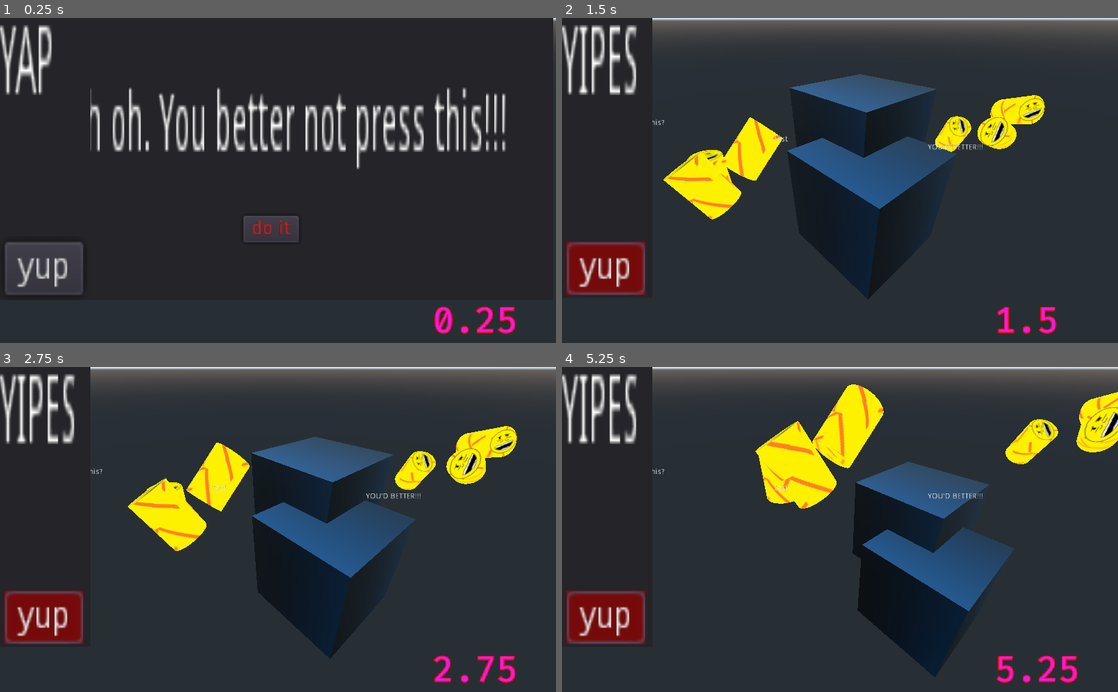
Above: before the commit, frames 1-4 (two rows, left to right).
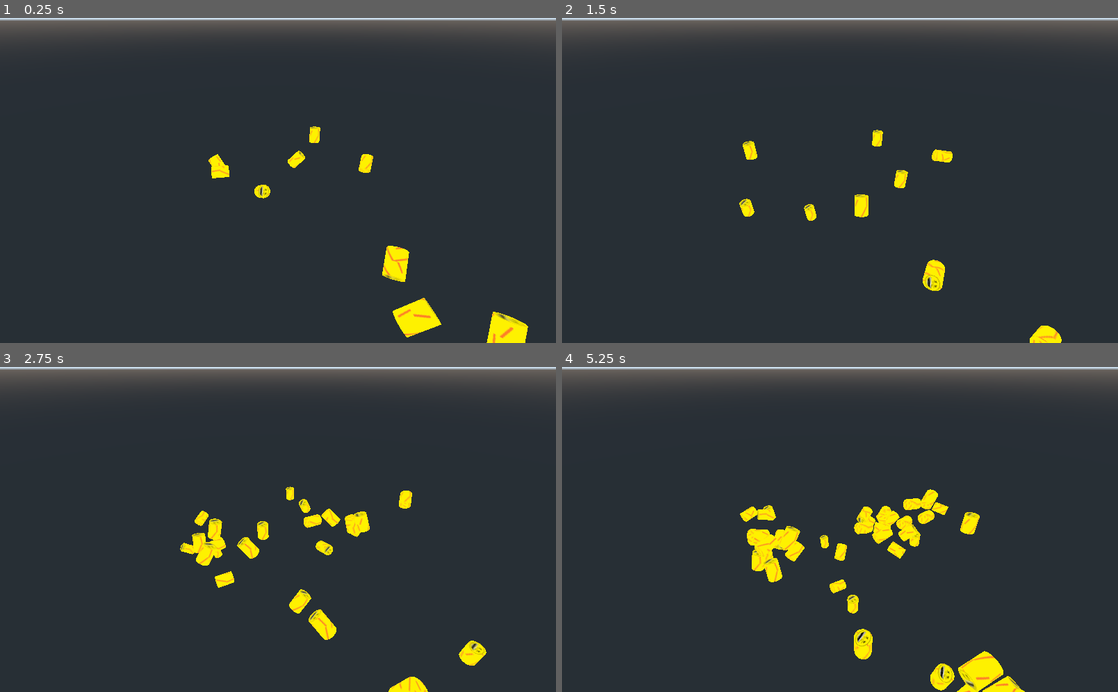
Above: after the commit, the same moments.

Repository: peter201943/GD-Test
Game: Godot game, scene res://Scenes/NewLevel.tscn
Same seed, same stepped clock (60 frames per second), same inputs: the game is played once before the commit and once after it. Before the commit the project starts from res://Scenes/Level.tscn.
Inputs (mouse positions are in pixels of both pictures, inside the frame that each line leads up to):
- Up to frame 1 (0.25 s): no input
- Up to frame 2 (1.5 s): click (834, 229) at 0.5 s, where only the run before the commit has a clickable "do it"; click (606, 265) at 1.25 s, where only the run before the commit has a clickable "yup"
- Up to frame 3 (2.75 s): click (44, 614) at 2 s, where only the run before the commit has a clickable "yup"
- Up to frame 4 (5.25 s): click (606, 614) at 2.75 s, where only the run before the commit has a clickable "yup"

The runs differ from the first frame. In frame 1, 16% of the frame differs, in the area x 0-100%, y 0-100%; in frame 2, 17%; in frame 3, 21%; in frame 4, 26%.

Commit message:
Eh. Me no gusta

Diff:
--- a/Scenes/BOID.gd
+++ /dev/null
@@ -1,115 +0,0 @@
-
-
-
-
-class_name Boid
-extends KinematicBody
-# Boid moves and groups a collection of objects together
-# Used to learn Godot's `Groups`
-# https://docs.godotengine.org/en/stable/getting_started/step_by_step/scripting_continued.html
-
-
-
-
-const MAX_PEERS := 5
-const PEER_RANGE := 0.5
-const MOVE_SPEED := 0.5
-const SQUAWK_MODE := "_peer_squawk"
-
-
-
-
-var peers = []
-var direction = Vector3(1,1,1)
-var squawk_timer = Timer.new()
-
-
-
-
-func _ready() -> void:
-	# Boid needs to find other boids (assume no more boids are dynamically added)
-	squawk_timer.set_wait_time(0.1)
-	squawk_timer.set_one_shot(true)
-	squawk_timer.connect("timeout",self,SQUAWK_MODE)
-	self.add_child(squawk_timer)
-	add_to_group("boids")
-	self._squawk()
-
-
-func _process(delta) -> void:
-	# Boid is updated every frame
-	_boid_comm_behavior()
-
-
-func _physics_process(delta):
-	# Boid Distances/Groups updated every physics frame
-	_boid_phys_behavior()
-
-
-
-
-func _boid_phys_behavior() -> void:
-		# Boid physics behavior is also a complex set
-		_get_peers()
-		_get_flock_direction()
-		_set_direction()
-
-
-func _boid_comm_behavior() -> void:
-	# Boid behavior is complex set of smaller behaviors
-	_random_squawk()
-
-
-func _get_flock_direction() -> void:
-	# For all the nearby boids, get their normal, and sum the normals to get this boid's new direction
-	direction = Vector3(0,0,0)
-	for boid in peers:
-		direction += boid.direction
-	direction = direction.normalized()
-	direction.x = direction.x * MOVE_SPEED
-	direction.y = direction.y * MOVE_SPEED
-	direction.z = direction.z * MOVE_SPEED
-
-
-func _get_peers() -> void:
-	# Find all nearby boids/refresh
-	peers = []
-	var temp_peers = get_tree().get_nodes_in_group("boids")
-	for boid in temp_peers:
-		if (Vector3(self.translation - boid.translation).length() < PEER_RANGE):
-			peers.append(boid)
-	#print("PEERS: " + str(len(peers)))
-
-
-func _set_direction() -> void:
-	# Moves the boid in the specified direction
-	# Also rotates the body
-	direction = self.move_and_slide(direction)
-
-
-func _random_squawk() -> void:
-	# Randomly decides whether the swarm will squawk
-	# Every 2 seconds, there is a 25% chance of squawking -- at least, I tried -- not true anymore, btw
-	if randi()%222+1 == 2:
-		self._squawk()
-		squawk_timer.start()
-		yield(squawk_timer, "timeout")
-
-
-func _swarm_squawk():
-	# Makes the rest of the swarm squawk in response
-	print(" ")
-	get_tree().call_group("boids","_squawk")
-
-
-func _peer_squawk():
-	# Only the nearby boids squawk in response
-	print(" ")
-	for boid in peers:
-		boid._squawk()
-
-
-func _squawk() -> void:
-	# Any boid can request other boids to squawk (signal)
-	print("Squawk!")
-	get_node("BOID SQUAWK")._squawk()
--- a/Scenes/Boid.tscn
+++ b/Scenes/Boid.tscn
@@ -1,9 +1,11 @@
 [gd_scene load_steps=8 format=2]
 
 [ext_resource path="res://Textures/fix big aaaaaaaaah.png" type="Texture" id=1]
-[ext_resource path="res://Scenes/BOID.gd" type="Script" id=2]
+[ext_resource path="res://Scripts/BOID.gd" type="Script" id=2]
 [ext_resource path="res://SFX/Chuckle.wav" type="AudioStream" id=3]
-[ext_resource path="res://Scenes/Squawk.gd" type="Script" id=4]
+[ext_resource path="res://Scripts/Squawk.gd" type="Script" id=4]
+
+
 
 [sub_resource type="CylinderShape" id=1]
 
--- a/Scenes/Level.tscn
+++ b/Scenes/Level.tscn
@@ -9,6 +9,7 @@
 [ext_resource path="res://Scripts/TIMER.gd" type="Script" id=7]
 [ext_resource path="res://Scenes/boid swarm.tscn" type="PackedScene" id=8]
 [ext_resource path="res://Misc/02 Outerlimits.ogg" type="AudioStream" id=9]
+[ext_resource path="res://Scripts/random nums.gd" type="Script" id=10]
 
 [sub_resource type="CanvasItemMaterial" id=1]
 
@@ -51,7 +52,7 @@
 [node name="StutteringBox" parent="." instance=ExtResource( 4 )]
 
 [node name="Camera" type="Camera" parent="."]
-transform = Transform( 0.73424, 0.386936, -0.557829, 0, 0.821677, 0.569954, 0.678891, -0.418483, 0.603308, 0, 2.51063, 3.90777 )
+transform = Transform( 0.73424, 0.386936, -0.557829, 0, 0.821677, 0.569954, 0.678891, -0.418483, 0.603307, -4.36326, 7.62608, 9.05957 )
 __meta__ = {
 "_editor_description_": "The Main Camera for this test - can you see the cube and the text?"
 }
@@ -158,4 +159,7 @@
 stream = ExtResource( 9 )
 volume_db = -8.0
 autoplay = true
+
+[node name="random nums" type="Node" parent="."]
+script = ExtResource( 10 )
 [connection signal="pressed" from="TestMenu/Button" to="TestMenu" method="_on_Button_pressed"]
--- /dev/null
+++ b/Scenes/NewLevel.tscn
@@ -0,0 +1,95 @@
+[gd_scene load_steps=9 format=2]
+
+[ext_resource path="res://Textures/fix big aaaaaaaaah.png" type="Texture" id=1]
+[ext_resource path="res://Scenes/Boid.tscn" type="PackedScene" id=2]
+[ext_resource path="res://Scripts/BOID.gd" type="Script" id=3]
+[ext_resource path="res://Scripts/Squawk.gd" type="Script" id=4]
+[ext_resource path="res://SFX/Chuckle.wav" type="AudioStream" id=5]
+
+[sub_resource type="CylinderShape" id=1]
+
+[sub_resource type="SpatialMaterial" id=2]
+flags_unshaded = true
+albedo_texture = ExtResource( 1 )
+
+[sub_resource type="CylinderMesh" id=3]
+material = SubResource( 2 )
+
+[node name="Level" type="Spatial"]
+__meta__ = {
+"_editor_description_": "A Very Simple test scene for putting stuff into."
+}
+
+[node name="Camera" type="Camera" parent="."]
+transform = Transform( 0.73424, 0.386936, -0.557829, 0, 0.821677, 0.569954, 0.678891, -0.418483, 0.603307, -4.36326, 7.62608, 9.05957 )
+__meta__ = {
+"_editor_description_": "The Main Camera for this test - can you see the cube and the text?"
+}
+
+[node name="boid swarm" type="Node" parent="."]
+
+[node name="Sub Swarm 1" type="Spatial" parent="boid swarm"]
+
+[node name="BOID BODY" type="KinematicBody" parent="boid swarm/Sub Swarm 1" groups=[
+"boids",
+]]
+transform = Transform( 0.260191, -0.152003, 0.101859, 0.0521162, 0.359344, 0.143651, -0.139944, -0.148788, 0.242877, 0, 0, 0 )
+script = ExtResource( 3 )
+
+[node name="BOID COLLIDER" type="CollisionShape" parent="boid swarm/Sub Swarm 1/BOID BODY"]
+shape = SubResource( 1 )
+
+[node name="BOID MESH" type="MeshInstance" parent="boid swarm/Sub Swarm 1/BOID BODY/BOID COLLIDER"]
+cast_shadow = 0
+mesh = SubResource( 3 )
+material/0 = null
+
+[node name="BOID SQUAWK" type="AudioStreamPlayer3D" parent="boid swarm/Sub Swarm 1/BOID BODY"]
+stream = ExtResource( 5 )
+unit_db = 32.0
+script = ExtResource( 4 )
+
+[node name="BOID BODY2" parent="boid swarm/Sub Swarm 1" groups=[
+"boids",
+] instance=ExtResource( 2 )]
+transform = Transform( 0.3, 0, 0, 0, 0.417577, 0, 0, 0, 0.3, 0.309373, -0.460292, -1.05181 )
+
+[node name="BOID BODY3" parent="boid swarm/Sub Swarm 1" groups=[
+"boids",
+] instance=ExtResource( 2 )]
+transform = Transform( 0.206187, 0.303321, 0, -0.217915, 0.286997, 0, 0, 0, 0.3, 0.840998, 0.325621, 0 )
+
+[node name="Sub Swarm 2" type="Spatial" parent="boid swarm"]
+transform = Transform( 1, 0, 0, 0, 1, 0, 0, 0, 1, 5.37275, 0, 2.31063 )
+
+[node name="BOID BODY" parent="boid swarm/Sub Swarm 2" groups=[
+"boids",
+] instance=ExtResource( 2 )]
+transform = Transform( 0.118947, -0.383352, 0, 0.275412, 0.165565, 0, 0, 0, 0.3, 0, 0, 0 )
+
+[node name="BOID BODY2" parent="boid swarm/Sub Swarm 2" groups=[
+"boids",
+] instance=ExtResource( 2 )]
+transform = Transform( 0.183353, -0.172623, 0.202488, 0.168079, 0.345885, 0, -0.167724, 0.157909, 0.221356, 0.309372, -0.460292, -1.05181 )
+
+[node name="BOID BODY3" parent="boid swarm/Sub Swarm 2" groups=[
+"boids",
+] instance=ExtResource( 2 )]
+transform = Transform( 0.250215, -0.230373, 0, 0.0715184, 0.150498, -0.270545, 0.149257, 0.314085, 0.129635, 0.840998, 0.325621, 0 )
+
+[node name="Sub Swarm 3" type="Spatial" parent="boid swarm"]
+transform = Transform( 1, 0, 0, 0, 1, 0, 0, 0, 1, 0.276045, 0.253899, 9.55738 )
+
+[node name="BOID BODY" parent="boid swarm/Sub Swarm 3" groups=[
+"boids",
+] instance=ExtResource( 2 )]
+
+[node name="BOID BODY2" parent="boid swarm/Sub Swarm 3" groups=[
+"boids",
+] instance=ExtResource( 2 )]
+transform = Transform( 0.3, 0, 0, 0, 0.417577, 0, 0, 0, 0.3, 0.309373, -0.460292, -0.782651 )
+
+[node name="BOID BODY3" parent="boid swarm/Sub Swarm 3" groups=[
+"boids",
+] instance=ExtResource( 2 )]
+transform = Transform( 0.3, 0, 0, 0, 0.417577, 0, 0, 0, 0.3, 0.840998, 0.325621, 0 )
--- a/Scenes/boid swarm.tscn
+++ b/Scenes/boid swarm.tscn
@@ -49,7 +49,7 @@
 [node name="BOID BODY2" parent="Sub Swarm 3" groups=[
 "boids",
 ] instance=ExtResource( 1 )]
-transform = Transform( 0.3, 0, 0, 0, 0.417577, 0, 0, 0, 0.3, 0.309373, -0.460292, -1.05181 )
+transform = Transform( 0.3, 0, 0, 0, 0.417577, 0, 0, 0, 0.3, 0.309373, -0.460292, -0.782651 )
 
 [node name="BOID BODY3" parent="Sub Swarm 3" groups=[
 "boids",
--- /dev/null
+++ b/Scripts/BOID.gd
@@ -0,0 +1,210 @@
+
+
+
+
+class_name Boid
+extends KinematicBody
+# Boid moves and groups a collection of objects together
+# Used to learn Godot's `Groups`
+# https://docs.godotengine.org/en/stable/getting_started/step_by_step/scripting_continued.html
+
+
+
+
+const MAX_PEERS := 3
+const PEER_RANGE := 0.5
+const MOVE_SPEED := 20
+const ANGLE_SMOOTH := 0.02
+const SQUAWK_MODE := "_peer_squawk"
+const SPEED_CUTOFF := 2
+const SPEED_WAIT := 0.1
+const MAX_AGE := 3
+const SPAWN_SIZE := 2
+const SPAWN_TIME := 2.5
+const SPAWN_CHANCE := 0.2
+
+
+
+
+var peers = []
+var direction = Vector3(1,1,1)
+var squawk_timer = Timer.new()
+var current_speed = 0
+var last_position = 0
+var speed_time = 0
+export (int) var age
+var spawned = false
+var boid_scene = null
+
+
+
+
+
+func _ready() -> void:
+	# Boid needs to find other boids (assume no more boids are dynamically added)
+	squawk_timer.set_wait_time(0.1)
+	squawk_timer.set_one_shot(true)
+	squawk_timer.connect("timeout",self,SQUAWK_MODE)
+	self.add_child(squawk_timer)
+	add_to_group("boids")
+	self._squawk()
+	last_position = self.translation
+	boid_scene = load("res://Scenes/Boid.tscn")
+	randomize()
+
+
+func _process(delta) -> void:
+	# Boid is updated every frame
+	_boid_comm_behavior()
+
+
+func _physics_process(delta: float) -> void:
+	# Boid Distances/Groups updated every physics frame
+	_boid_phys_behavior(delta)
+
+
+
+
+func _boid_phys_behavior(delta: float) -> void:
+		# Boid physics behavior is also a complex set
+		_get_peers()
+		_get_flock_direction()
+		_set_direction()
+		_get_speed(delta)
+		_unstuck()
+		_get_age(delta)
+
+
+func _boid_comm_behavior() -> void:
+	# Boid behavior is complex set of smaller behaviors
+	_random_squawk()
+	_age()
+	_spawn()
+
+
+func _get_flock_direction() -> void:
+	# For all the nearby boids, get their normal, and sum the normals to get this boid's new direction
+	direction = Vector3(0,0,0)
+	for boid in peers:
+		direction += boid.rotation_degrees
+	direction = direction.normalized()
+	direction.x = direction.x * MOVE_SPEED
+	direction.y = direction.y * MOVE_SPEED
+	direction.z = direction.z * MOVE_SPEED
+
+
+func _get_peers() -> void:
+	# Find all nearby boids/refresh
+	peers = []
+	var temp_peers = get_tree().get_nodes_in_group("boids")
+	for boid in temp_peers:
+		if (Vector3(self.translation - boid.translation).length() < PEER_RANGE):
+			peers.append(boid)
+			if len(peers) >= MAX_PEERS:
+				return
+	#print("PEERS: " + str(len(peers)))
+
+
+func _set_direction() -> void:
+	# Moves the boid in the specified direction
+	# Also rotates the body
+	direction = self.move_and_slide(direction)
+	self.rotate(Vector3(1,0,0), self.direction.x * ANGLE_SMOOTH)
+	self.rotate(Vector3(0,1,0), self.direction.y * ANGLE_SMOOTH)
+	self.rotate(Vector3(0,0,1), self.direction.z * ANGLE_SMOOTH)
+
+
+func _random_squawk() -> void:
+	# Randomly decides whether the swarm will squawk
+	# Every 2 seconds, there is a 25% chance of squawking -- at least, I tried -- not true anymore, btw
+	if randi()%222+1 == 2:
+		self._squawk()
+		squawk_timer.start()
+		yield(squawk_timer, "timeout")
+
+
+func _swarm_squawk():
+	# Makes the rest of the swarm squawk in response
+	#print(" ")
+	get_tree().call_group("boids","_squawk")
+
+
+func _peer_squawk():
+	# Only the nearby boids squawk in response
+	#print(" ")
+	for boid in peers:
+		boid._squawk()
+
+
+func _squawk() -> void:
+	# Any boid can request other boids to squawk (signal)
+	#print("Squawk!")
+	get_node("BOID SQUAWK")._squawk()
+
+
+func _unstuck():
+	# Scrambles the boids to face a new direction if they aren't moving
+	if current_speed < SPEED_CUTOFF:
+		self.rotate(Vector3(1,0,0), randf()*0.8+(-0.8))
+		self.rotate(Vector3(0,1,0), randf()*0.8+(-0.8))
+		self.rotate(Vector3(0,0,1), randf()*0.8+(-0.8))
+
+
+func _get_speed(delta: float):
+	# Because Godot doesn't have a built in
+	speed_time += delta
+	if speed_time > SPEED_WAIT:
+		speed_time = 0
+		current_speed = 0
+		current_speed += abs(self.translation[0] - last_position[0]) / delta
+		current_speed += abs(self.translation[1] - last_position[1]) / delta
+		current_speed += abs(self.translation[2] - last_position[2]) / delta
+		last_position = self.translation
+		#_sample_speed()
+
+
+func _sample_speed():
+	# Debug purposes. Shows the current speed
+	print("CURR SPD " + str(current_speed))
+
+
+func _age():
+	# Kill this boid after lifetime exceeded
+	if age > MAX_AGE:
+		self.get_parent().remove_child(self)
+
+
+func _spawn():
+	# Spawn more boids
+	if (age > SPAWN_TIME):
+		var chance = randi()%10+1
+		var percent_chance = chance / 10.0
+		print("Try Spawn")
+		print("CHANCE @" + str(chance))
+		print("PERCENT @" + str(percent_chance))
+		if (age < MAX_AGE) and (not spawned) and (percent_chance <= SPAWN_CHANCE):
+			print("Yep\n")
+			var new_boid = null
+			for boids in SPAWN_SIZE:
+				new_boid = boid_scene.instance()
+				self.get_parent().add_child(new_boid)
+			spawned = true
+		else:
+			print("Nope\n")
+
+
+func _bad_spawn():
+	# Spawn more boids (VERY VERY BAD -- put here as an example)
+	var chance = randf()*0.9+0.09
+	if (age > SPAWN_TIME) and (age < MAX_AGE) and (not spawned) and (chance < SPAWN_CHANCE):
+		print("Spawning" + str(chance))
+		var new_boid = null
+		for boids in SPAWN_SIZE:
+			new_boid = boid_scene.instance()
+			self.get_parent().add_child(new_boid)
+		spawned = true
+
+
+func _get_age(delta: float):
+	# Updates the age of this boid
+	age += delta
--- /dev/null
+++ b/Scripts/random nums.gd
@@ -0,0 +1,31 @@
+
+
+extends Node
+
+
+var elapsed_time
+
+
+func _ready():
+	elapsed_time = 0
+
+
+func _process(delta):
+	_print_randoms_control(delta)
+
+
+func _print_randoms_control(delta):
+	elapsed_time += delta
+	if elapsed_time >= 1:
+		_print_randoms()
+		elapsed_time = 0
+
+
+func _print_randoms():
+	print("RANDOMS")
+	var chance = randi()%10+0
+	var flotsom = chance / 10.0
+	var flotsom2 = randi()%10+0 / 10.0
+	print("randi()%10+0 = " + str(chance))
+	print("randi()%10+0 / 10 = " + str(flotsom))
+	print(" ")
--- a/project.godot
+++ b/project.godot
@@ -12,7 +12,7 @@
 "base": "KinematicBody",
 "class": "Boid",
 "language": "GDScript",
-"path": "res://Scenes/BOID.gd"
+"path": "res://Scripts/BOID.gd"
 }, {
 "base": "KinematicBody",
 "class": "SimpleTest",
@@ -27,7 +27,7 @@
 [application]
 
 config/name="Test"
-run/main_scene="res://Scenes/Level.tscn"
+run/main_scene="res://Scenes/NewLevel.tscn"
 config/icon="res://Misc/icon.png"
 
 [rendering]
Not shown: 1 places in Scenes/Level.tscn that only renumber resources
Renamed: Scenes/Squawk.gd -> Scripts/Squawk.gd
Not shown, changed: Docs/NOTES.md
